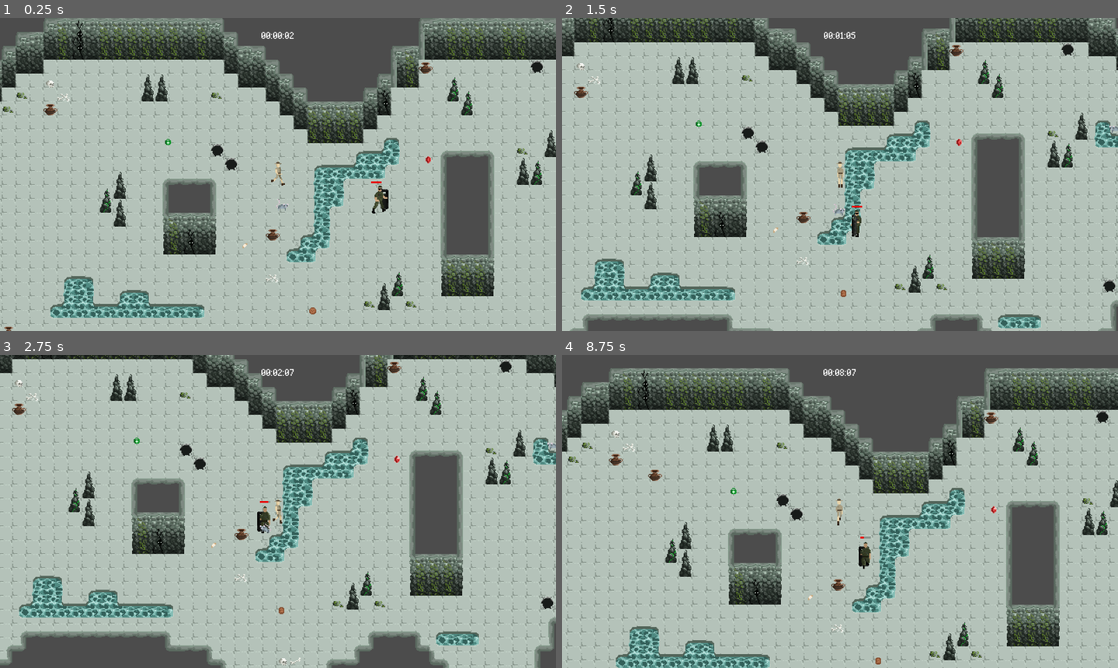
Above: before the commit, frames 1-4 (two rows, left to right).
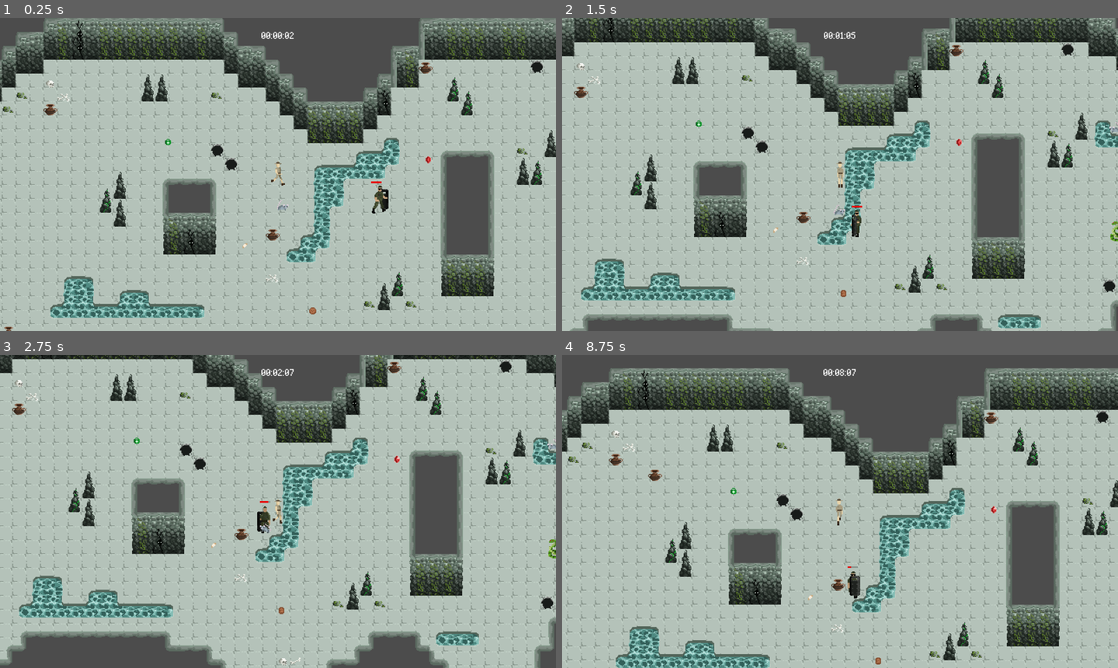
Above: after the commit, the same moments.

Repository: mirogon/Archaeology
Game: Godot game, scene res://Scenes/Main.tscn
Same seed, same stepped clock (60 frames per second), same inputs: the game is played once before the commit and once after it. The engine's default icon, where the game draws it, is replaced by a stand-in: a white triangle on a blue panel in a dark square.
Inputs (mouse positions are in pixels of both pictures, inside the frame that each line leads up to):
- Up to frame 1 (0.25 s): no input
- Up to frame 2 (1.5 s): move the mouse to (962, 158) at 0.52 s; hold Right (ui_right) 0.53-1.28 s; click (962, 158) at 0.67 s; move the mouse to (728, 190) at 1.27 s; hold Down (ui_down) from 1.28 s (still down)
- Up to frame 3 (2.75 s): move the mouse to (333, 442) at 2.02 s; release Down (ui_down) at 2.03 s; hold Right (ui_right) from 2.03 s (still down)
- Up to frame 4 (8.75 s): move the mouse to (812, 574) at 2.77 s; release Right (ui_right) at 2.78 s; hold Up (ui_up) 2.78-3.53 s; click (812, 574) at 2.92 s; move the mouse to (1006, 558) at 3.52 s; hold Left (ui_left) 3.53-5.03 s; move the mouse to (673, 464) at 4.27 s; move the mouse to (867, 511) at 5.02 s; hold Down (ui_down) 5.03-5.78 s; click (867, 511) at 5.17 s; move the mouse to (756, 433) at 5.77 s; hold Right (ui_right) 5.78-6.53 s; move the mouse to (962, 495) at 6.52 s; hold Up (ui_up) 6.53-7.28 s; move the mouse to (728, 527) at 7.27 s; hold Right (ui_right) 7.28-8.03 s; click (728, 527) at 7.42 s; move the mouse to (895, 442) at 8.02 s; hold Down (ui_down) from 8.03 s (still down)

The runs differ from the first frame. In frame 1, less than 0.1% of the frame differs, in the area x 49-52%, y 58-62%; in frame 2, less than 0.1%; in frame 3, less than 0.1%; in frame 4, 0.3%, in the area x 51-56%, y 58-78%.

Commit message:
Rat and Snake damage feedback

Diff:
--- a/Scenes/Chest.tscn
+++ b/Scenes/Chest.tscn
@@ -24,7 +24,7 @@
 [sub_resource type="SpriteFrames" id=6]
 animations = [ {
 "frames": [ SubResource( 2 ), SubResource( 3 ), SubResource( 4 ), SubResource( 5 ) ],
-"loop": false,
+"loop": true,
 "name": "chest",
 "speed": 5.0
 } ]
@@ -38,5 +38,5 @@
 [node name="AnimatedSprite" type="AnimatedSprite" parent="."]
 frames = SubResource( 6 )
 animation = "chest"
-frame = 3
+frame = 2
 playing = true
--- a/Scenes/Main.tscn
+++ b/Scenes/Main.tscn
@@ -10,6 +10,7 @@
 [ext_resource path="res://Scenes/Coin.tscn" type="PackedScene" id=8]
 [ext_resource path="res://Scripts/TimerLabel.gd" type="Script" id=9]
 [ext_resource path="res://Asstes/Fonts/BitPotion.ttf" type="DynamicFontData" id=10]
+[ext_resource path="res://Scenes/Snake.tscn" type="PackedScene" id=11]
 
 [sub_resource type="NavigationPolygon" id=1]
 vertices = PoolVector2Array( -546, -176, -544, -144, -559, -144, -767, -145, -751, -176, -783, 128, -744, 126, -569, 12 …(1968 unchanged characters)…
@@ -47,6 +48,9 @@
 [node name="Rat" parent="." instance=ExtResource( 4 )]
 position = Vector2( -125, -77 )
 
+[node name="Snake" parent="." instance=ExtResource( 11 )]
+position = Vector2( -136, 38 )
+
 [node name="Navigation2D" type="Navigation2D" parent="."]
 
 [node name="NavigationPolygonInstance" type="NavigationPolygonInstance" parent="Navigation2D"]
--- a/Scenes/Rat.tscn
+++ b/Scenes/Rat.tscn
@@ -74,7 +74,6 @@
 z_index = 1
 frames = SubResource( 67 )
 animation = "Rat_Walk"
-frame = 1
 playing = true
 
 [node name="CollisionShape2D" type="CollisionShape2D" parent="."]
@@ -85,3 +84,4 @@
 
 [connection signal="animation_finished" from="AnimatedSprite" to="." method="_on_AnimatedSprite_animation_finished"]
 [connection signal="died" from="HealthSystem" to="." method="_on_HealthSystem_died"]
+[connection signal="health_update" from="HealthSystem" to="." method="_on_HealthSystem_health_update"]
--- a/Scenes/Snake.tscn
+++ b/Scenes/Snake.tscn
@@ -106,8 +106,8 @@
 
 [node name="AnimatedSprite" type="AnimatedSprite" parent="."]
 frames = SubResource( 21 )
-animation = "Snake_Atk"
-frame = 10
+animation = "Snake_idle"
+frame = 3
 playing = true
 
 [node name="CollisionShape2D" type="CollisionShape2D" parent="."]
@@ -117,3 +117,4 @@
 [node name="HealthSystem" parent="." instance=ExtResource( 4 )]
 
 [connection signal="died" from="HealthSystem" to="." method="_on_HealthSystem_died"]
+[connection signal="health_update" from="HealthSystem" to="." method="_on_HealthSystem_health_update"]
--- a/Scripts/Rat.gd
+++ b/Scripts/Rat.gd
@@ -9,6 +9,7 @@
 var time = 0
 
 var last_time_attacked = 0
+var last_time_hit = 0
 
 func _ready():
 	player = get_tree().get_root().get_node("Main").get_node("Player")
@@ -33,6 +34,8 @@
 
 func _process(delta):
 	time += delta
+	if time - last_time_hit > 0.1:
+		$AnimatedSprite.modulate = Color(1,1,1,1);
 
 func _on_HealthSystem_died():
 	print("Rat died")
@@ -40,3 +43,8 @@
 
 func _on_AnimatedSprite_animation_finished():
 	$AnimatedSprite.playing = false
+
+
+func _on_HealthSystem_health_update(new_health):
+	$AnimatedSprite.modulate = Color(1,0,0,1)
+	last_time_hit = time
--- a/Scripts/Snake.gd
+++ b/Scripts/Snake.gd
@@ -1,12 +1,23 @@
 extends KinematicBody2D
+
+var time = 0
+var last_time_hit = 0
 
 func _ready():
 	pass # Replace with function body.
 
-#func _process(delta):
-#	pass
+func _process(delta):
+	time += delta
+	if time - last_time_hit > 0.1:
+		$AnimatedSprite.modulate = Color(1,1,1,1)
+
 
 
 func _on_HealthSystem_died():
 	print("Snake ded")
 	queue_free()
+
+
+func _on_HealthSystem_health_update(new_health):
+	$AnimatedSprite.modulate = Color(1,0,0,1)
+	last_time_hit = time
Not shown: 1 places in Scenes/Main.tscn that only renumber resources
